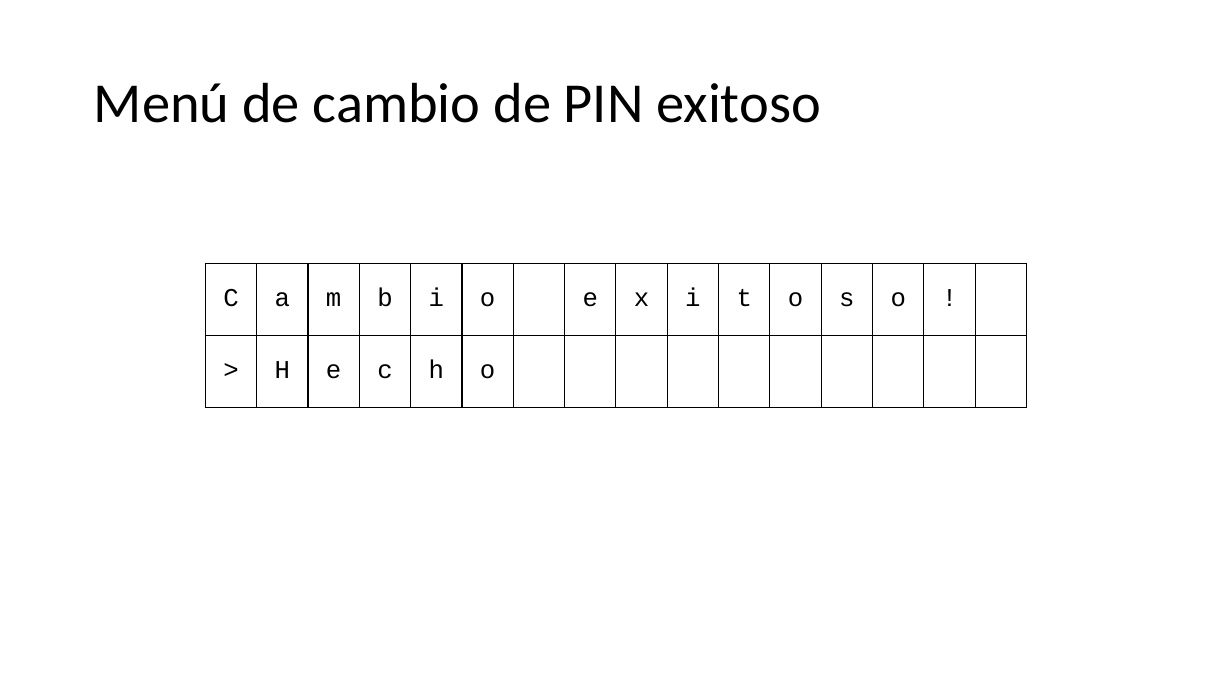
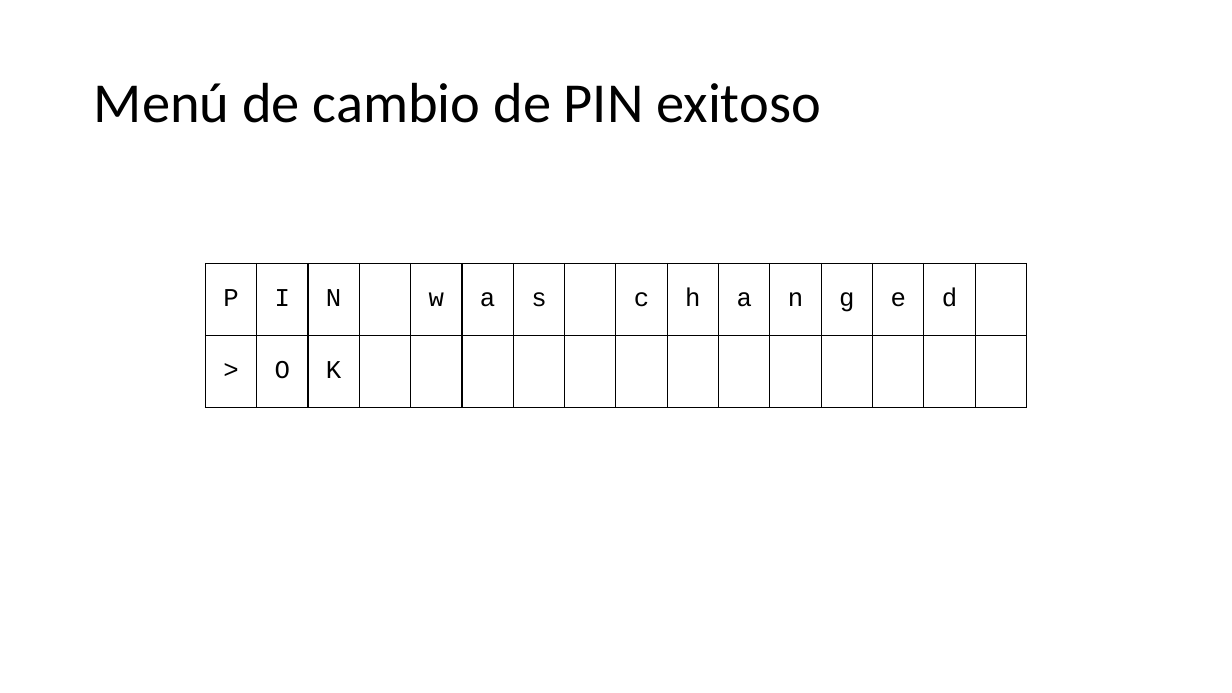
Before and after one commit to JaviHorta/firmware, a slide deck: slide 4 of menus sistema de alarma.pptx (slide 5 before the commit). Drawn at 1232x693 pixels with LibreOffice and Linux fonts; fonts in the diff are those of the drawing. Boxes give left, top, right and bottom in pixels: in the first picture for what was removed or moved away, otherwise in the second. Text is boxed around its words. In the diff, an @@ line names an element or a change of style, - is before the commit and + after.

Commit message:
Añadida característica para limitar número de intentos fallidos al introducir PIN. Cambios menores. Corrección de errores

```diff
--- a/menus sistema de alarma.pptx
+++ b/menus sistema de alarma.pptx
@@ table at [205, 263, 1033, 408] @@
-row 1: C | a | m | b | i | o |  | e | x | i | t | o | s | o | ! | 
+row 1: P | I | N |  | w | a | s |  | c | h | a | n | g | e | d | 
-row 2: > | H | e | c | h | o |  |  |  |  |  |  |  |  |  | 
+row 2: > | O | K |  |  |  |  |  |  |  |  |  |  |  |  | 
```
Also in this commit, not shown: 7 other slides changed, 2 slides added, 1 other file.
